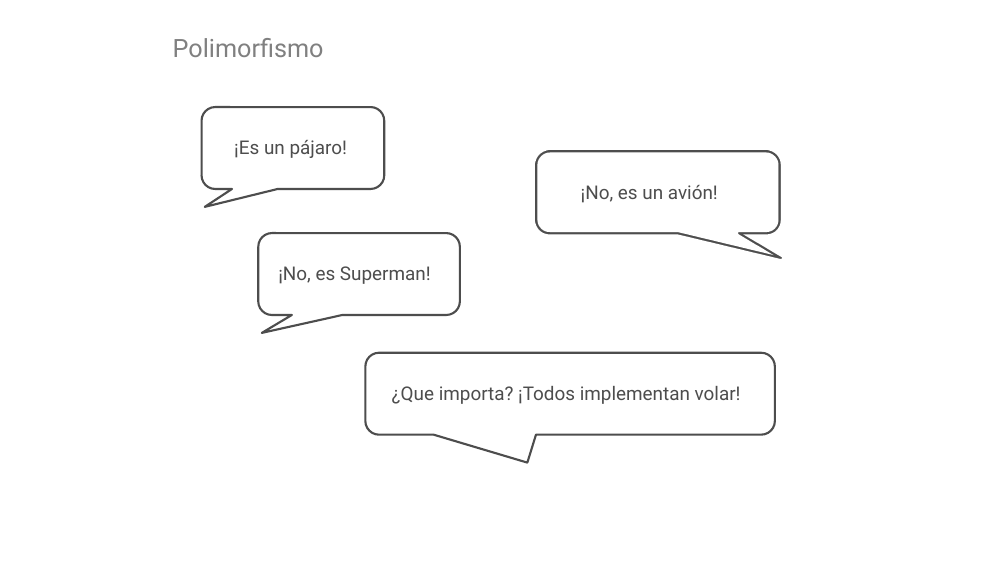
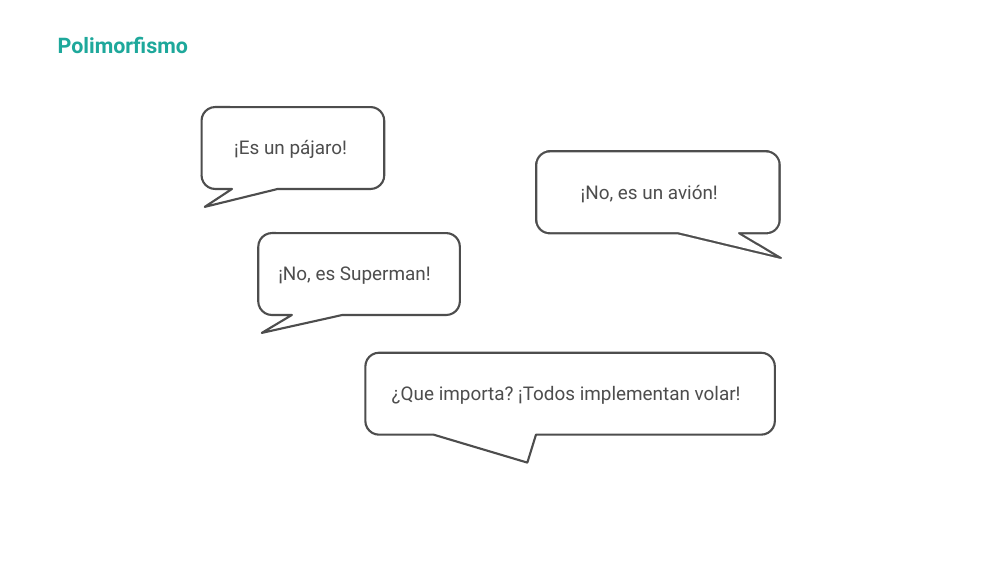
Before and after one commit to hexacta/HexactaLabs-NET, a slide deck: slide 12 of Presentaciones/4 - Programacion Orientada a Objetos.pptx (slide 14 before the commit). Drawn at 1008x567 pixels with LibreOffice and Linux fonts; fonts in the diff are those of the drawing; background and template pictures are left out. Boxes give left, top, right and bottom in pixels: in the first picture for what was removed or moved away, otherwise in the second. Text is boxed around its words. In the diff, an @@ line names an element or a change of style, - is before the commit and + after.

```diff
--- a/Presentaciones/4 - Programacion Orientada a Objetos.pptx
+++ b/Presentaciones/4 - Programacion Orientada a Objetos.pptx
@@ title "Polimorfismo" moved from (x1=173, y1=38, x2=324, y2=57) to (x1=58, y1=36, x2=188, y2=54) @@
@@ title "Polimorfismo" at (x1=58, y1=36, x2=188, y2=54): size 24 to 20.4 pt, text colour #808080 to #1EA89B, bold on @@
```
Also in this commit, not shown: 13 other slides changed, 3 slides added, 6 slides removed, 2 other files.
